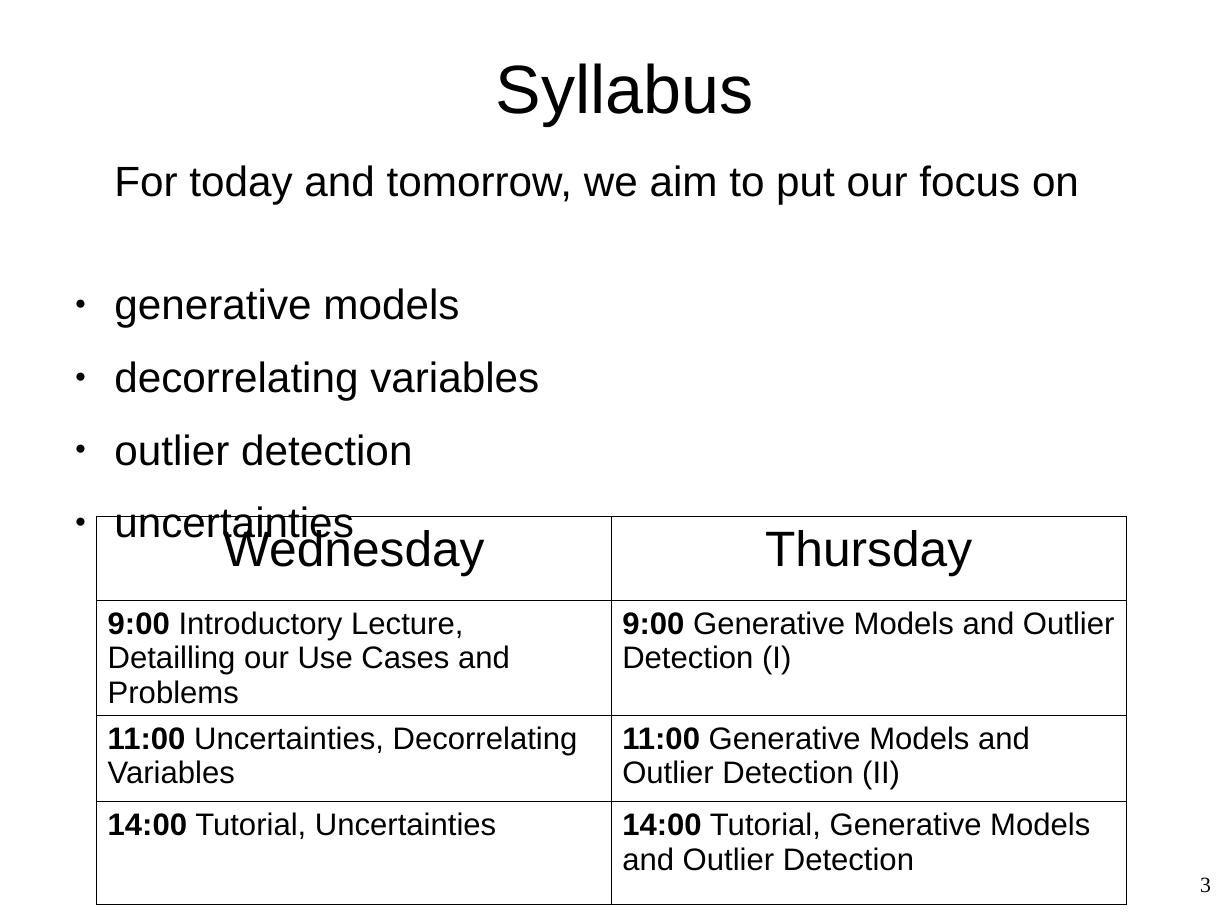
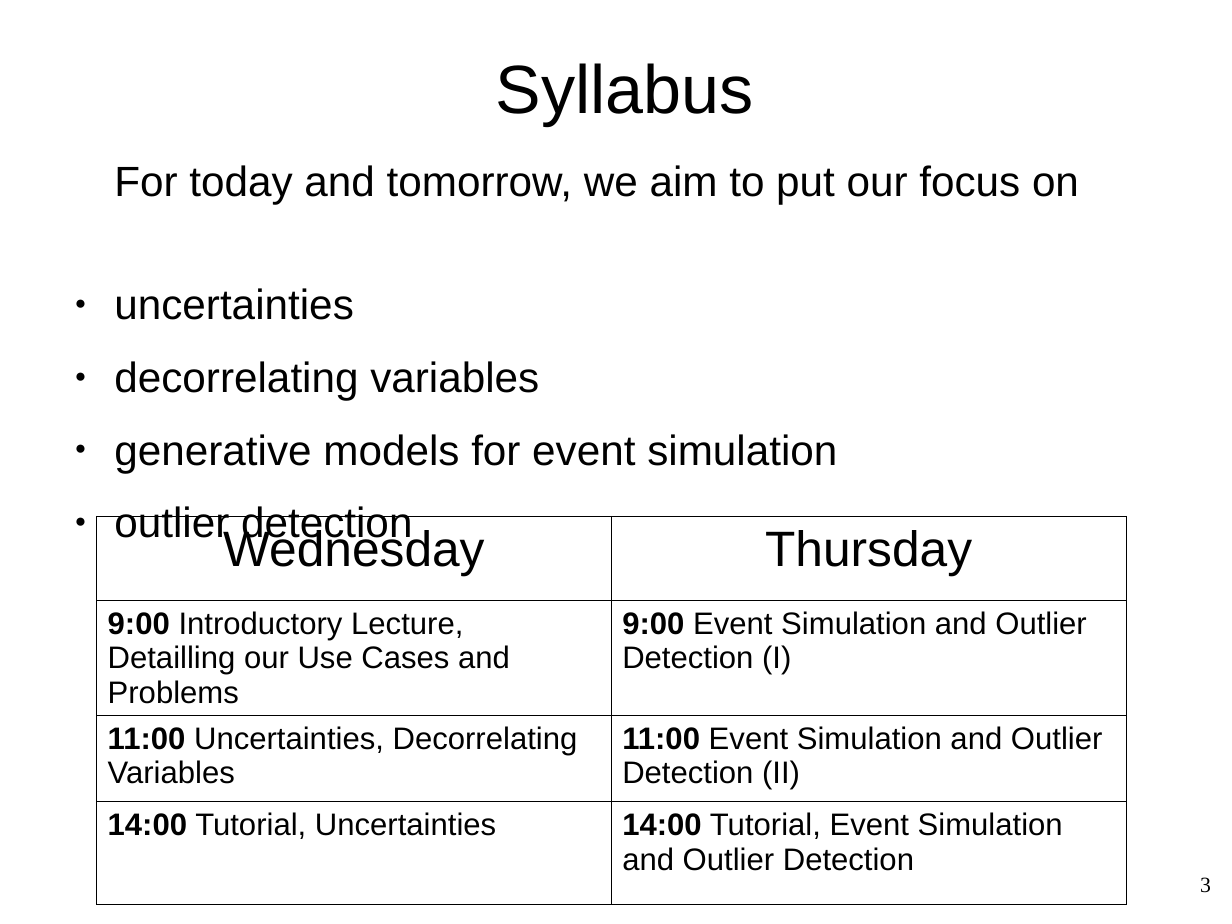
Before and after one commit to WolfgangWaltenberger/winterschool, a slide deck: slide 3 of systematics.odp. Drawn at 1232x924 pixels with LibreOffice and Linux fonts; fonts in the diff are those of the drawing. Boxes give left, top, right and bottom in pixels: in the first picture for what was removed or moved away, otherwise in the second. Text is boxed around its words. In the diff, an @@ line names an element or a change of style, - is before the commit and + after.

```diff
--- a/systematics.odp
+++ b/systematics.odp
@@ text at (114, 165, 1079, 473): paragraph removed @@
-● uncertainties
@@ text at (114, 288, 353, 320): text changed @@
-● generative models
+● uncertainties
@@ text at (114, 434, 837, 473): paragraph added @@
+● generative models for event simulation
@@ table at (96, 517, 1127, 892) @@
-row 2, column 2: 9:00 Generative Models and Outlier Detection (I)
+row 2, column 2: 9:00 Event Simulation and Outlier Detection (I)
-row 3, column 2: 11:00 Generative Models and Outlier Detection (II)
+row 3, column 2: 11:00 Event Simulation and Outlier Detection (II)
-row 4, column 2: 14:00 Tutorial, Generative Models and Outlier Detection
+row 4, column 2: 14:00 Tutorial, Event Simulation and Outlier Detection
```
Also in this commit, not shown: 2 other slides changed, 7 slides added, 2 slides removed, 1 other file.
